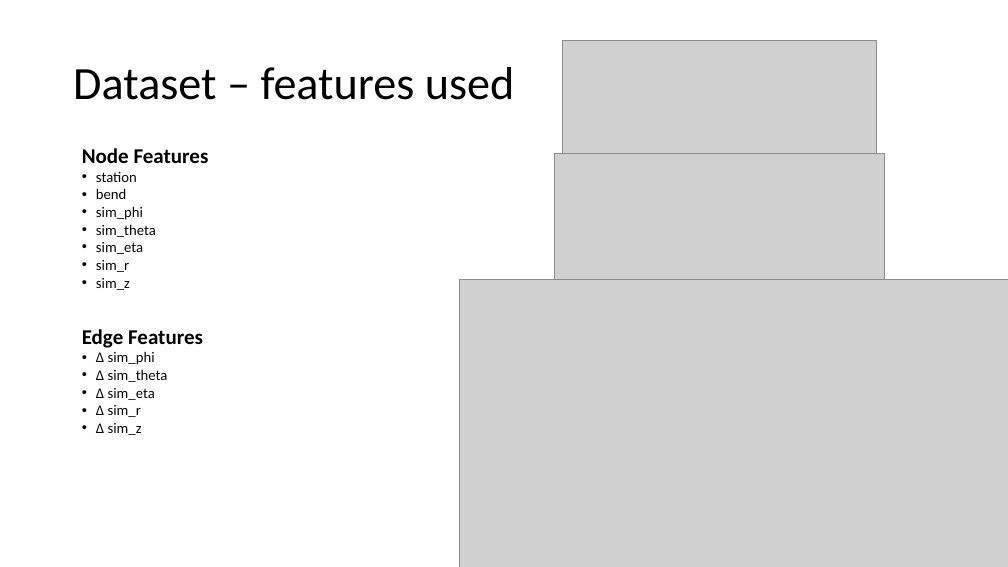
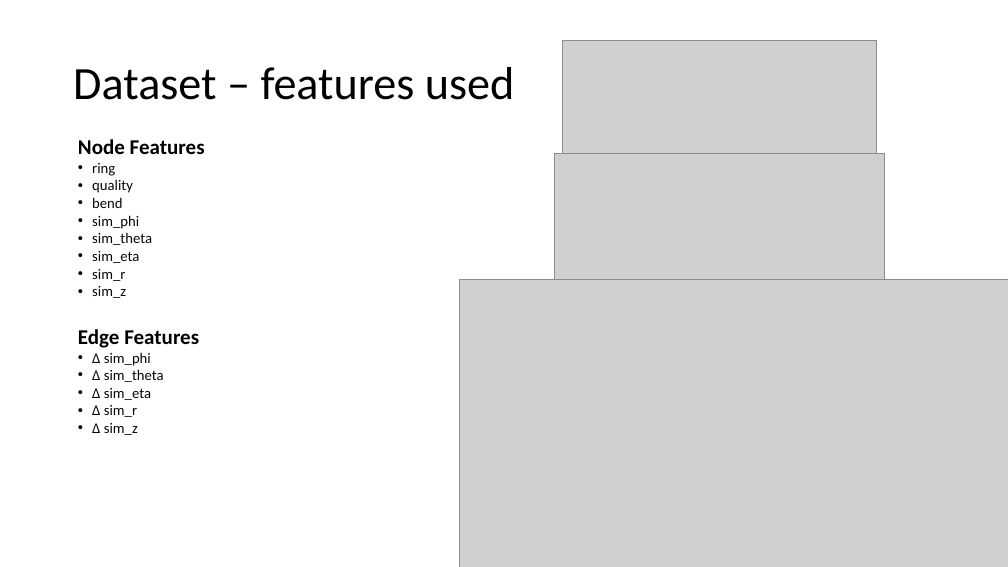
Before and after one commit to ekoenig4/Tau3MuGNNs, a slide deck: slide 6 of Tau3MuGNNs.pptx (slide 5 before the commit). Drawn at 1008x567 pixels with LibreOffice and Linux fonts; fonts in the diff are those of the drawing; grey boxes stand for pictures. Boxes give left, top, right and bottom in pixels: in the first picture for what was removed or moved away, otherwise in the second. Text is boxed around its words. In the diff, an @@ line names an element or a change of style, - is before the commit and + after.

```diff
--- a/Tau3MuGNNs.pptx
+++ b/Tau3MuGNNs.pptx
@@ text "Node Features": place and size @@
-text "Node Features" at [82,148,209,290]
+text "Node Features" at [78,139,205,298]
@@ text at [92,163,133,193]: text changed @@
-• station
+• ring
+• quality
@@ text "Edge Features": place and size @@
-text "Edge Features" at [82,329,203,435]
+text "Edge Features" at [78,329,199,435]
```
Also in this commit, not shown: 5 other slides changed, 7 slides added, 4 slides removed, 7 other files.
